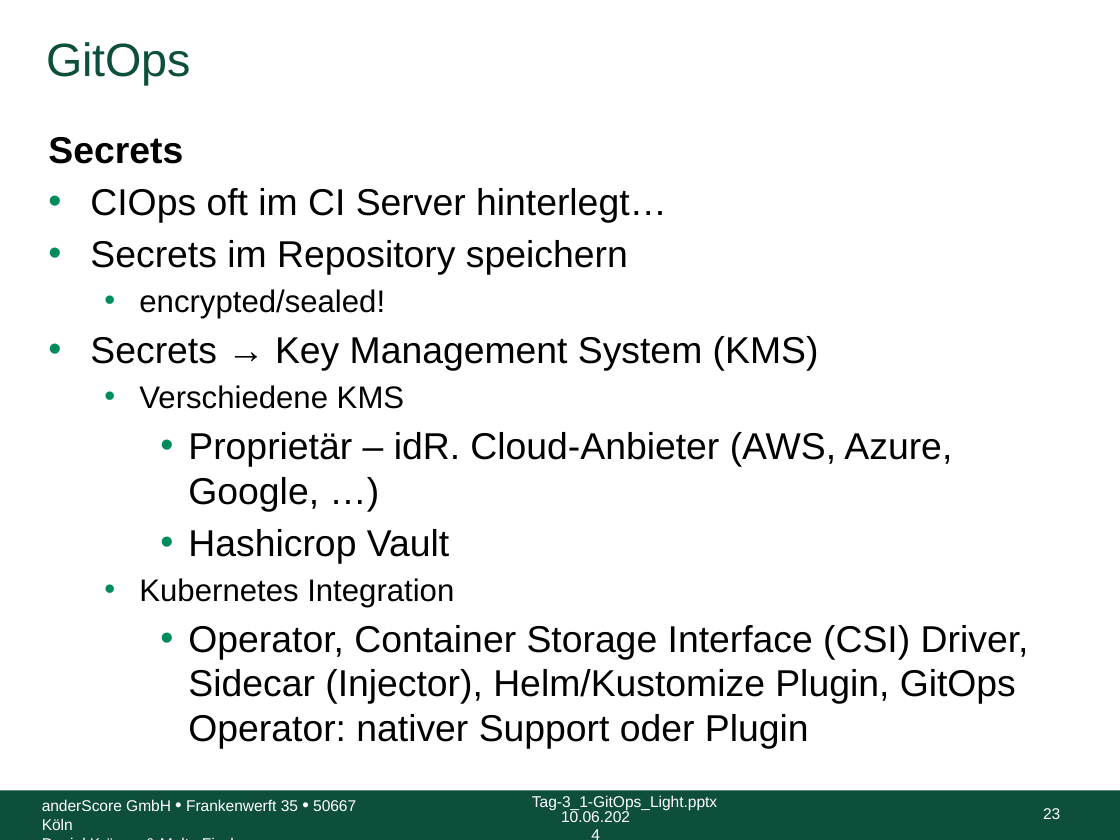
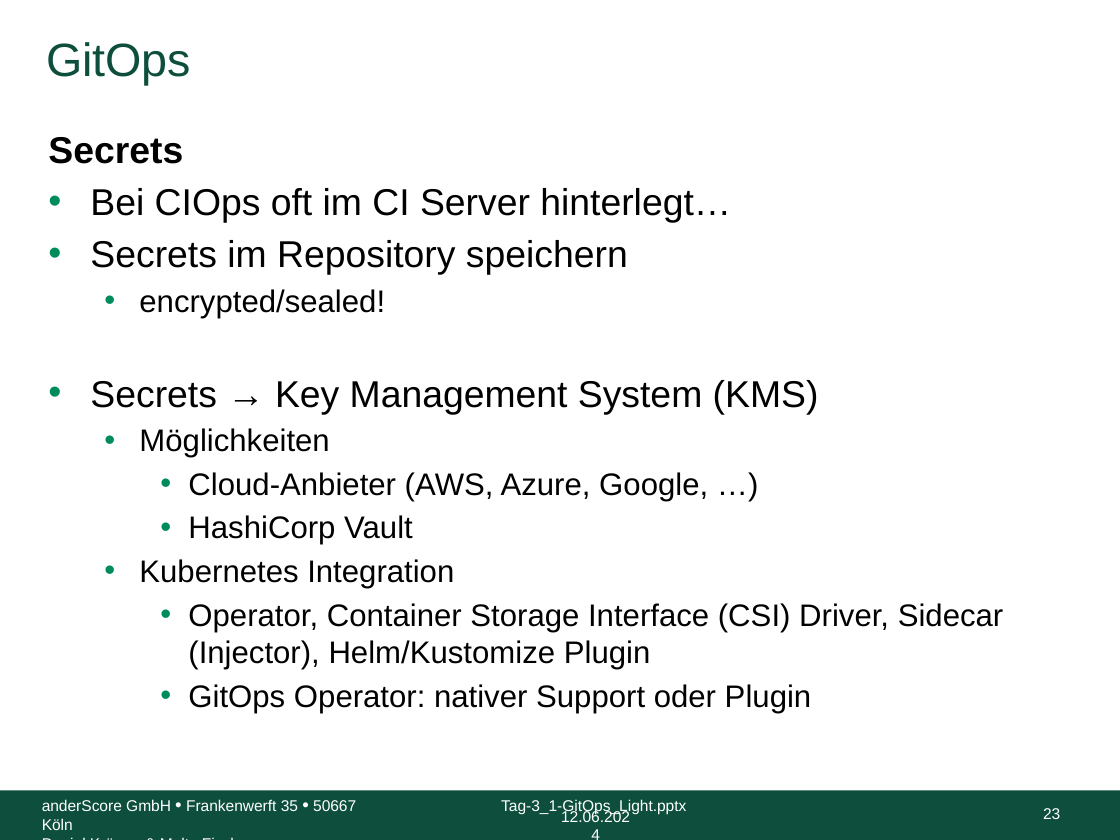
Before and after one commit to anderscore-gmbh/gitlab, a slide deck: slide 23 of slides/Tag-3_1-GitOps_Light.pptx. Drawn at 1120x840 pixels with LibreOffice and Linux fonts; fonts in the diff are those of the drawing; background and template pictures are left out. Boxes give left, top, right and bottom in pixels: in the first picture for what was removed or moved away, otherwise in the second. Text is boxed around its words. In the diff, an @@ line names an element or a change of style, - is before the commit and + after.

```diff
--- a/slides/Tag-3_1-GitOps_Light.pptx
+++ b/slides/Tag-3_1-GitOps_Light.pptx
@@ text at box(90, 188, 731, 223): text changed @@
-• CIOps oft im CI Server hinterlegt…
+• Bei CIOps oft im CI Server hinterlegt…
@@ text at box(139, 428, 708, 545): text changed; size 24 to 20 pt @@
-  • Verschiedene KMS
-    • Proprietär – idR. Cloud-Anbieter (AWS, Azure, Google, …)
-    • Hashicrop Vault
+  • Möglichkeiten
+    • Cloud-Anbieter (AWS, Azure, Google, …)
+    • HashiCorp Vault
@@ text at box(188, 603, 1004, 713): text changed; size 24 to 20 pt @@
-    • Operator, Container Storage Interface (CSI) Driver, Sidecar (Injector), Helm/Kustomize Plugin, GitOps Operator: nativer Support oder Plugin
+    • Operator, Container Storage Interface (CSI) Driver, Sidecar (Injector), Helm/Kustomize Plugin
+    • GitOps Operator: nativer Support oder Plugin
@@ text "Tag-3_1-GitOps_Light.pptx": place and size @@
-text "Tag-3_1-GitOps_Light.pptx" at box(532, 795, 717, 811)
+text "Tag-3_1-GitOps_Light.pptx" at box(501, 799, 686, 814)
@@ text at box(561, 809, 630, 822): text changed @@
-10.06.2024
+12.06.2024
```
Also in this commit, not shown: 35 other slides changed.
